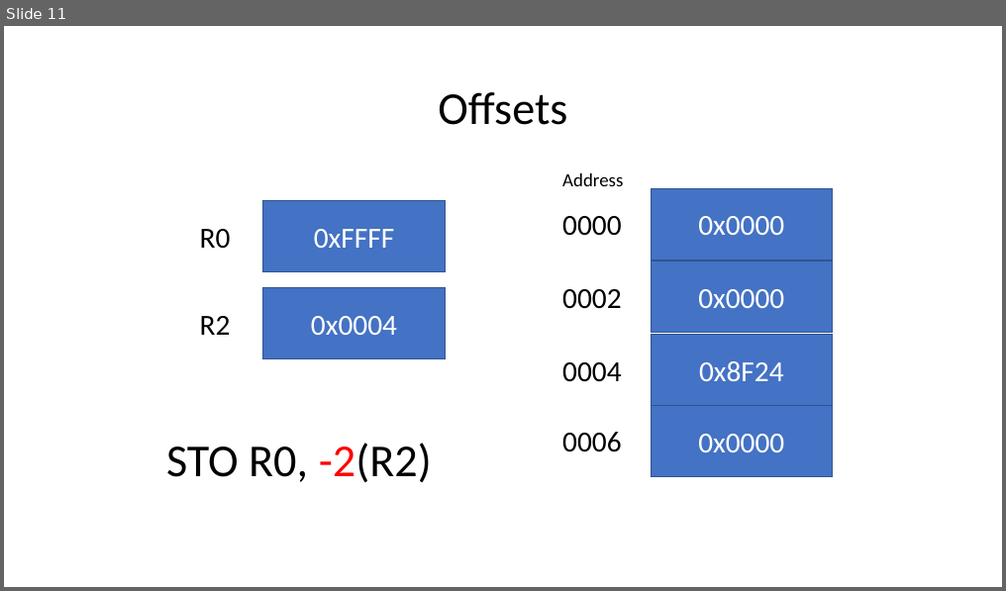
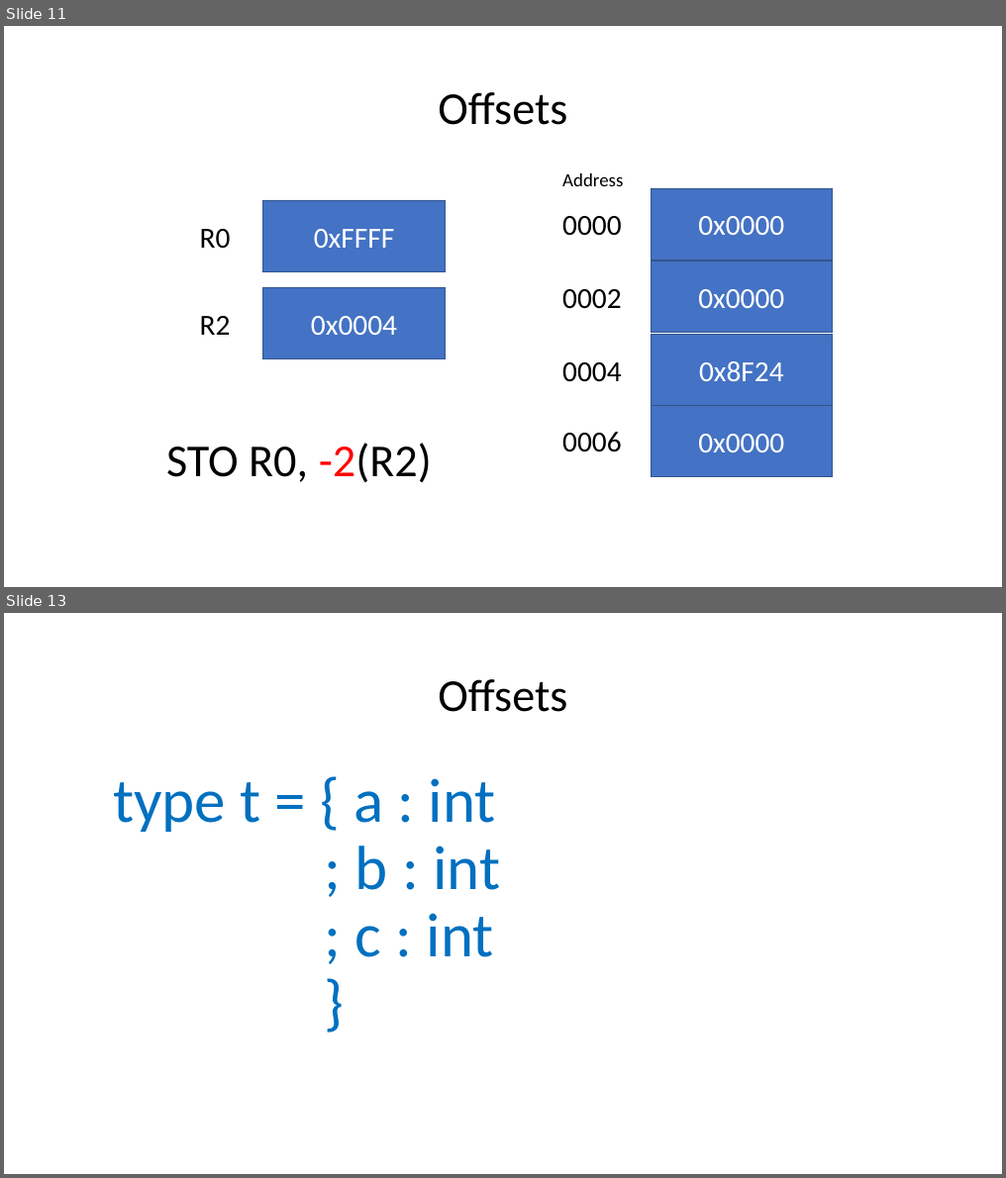
Before and after one commit to BC-CSCI1103/Week08, a slide deck: slides/SVMandMemory.pptx. Shown one above the other, each under a label of ours: slide 11 before the commit, slides 11 and 13 after it; the slides between them are not shown. The pictures are 1006x591 and 1006x1178 pixels, drawn with LibreOffice and Linux fonts; fonts in the diff are those of the drawing. Boxes give left, top, right and bottom in pixels: in the first picture for what was removed or moved away, otherwise in the second. Text is boxed around its words. In the diff, an @@ line names an element or a change of style, - is before the commit and + after.

```diff
--- a/slides/SVMandMemory.pptx
+++ b/slides/SVMandMemory.pptx
@@ slide 13 added at [4, 613, 1002, 1174], background #FFFFFF @@
@@ title added at [438, 679, 567, 712], 44 pt, text #000000 @@
+Offsets
@@ text added at [113, 778, 500, 958], 60 pt, text #0070C0 @@
+type t = { a : int
+; b : int
+; c : int
+}
```
Also in this commit, not shown: 5 slides changed, 16 other slides added, 2 slides removed.
